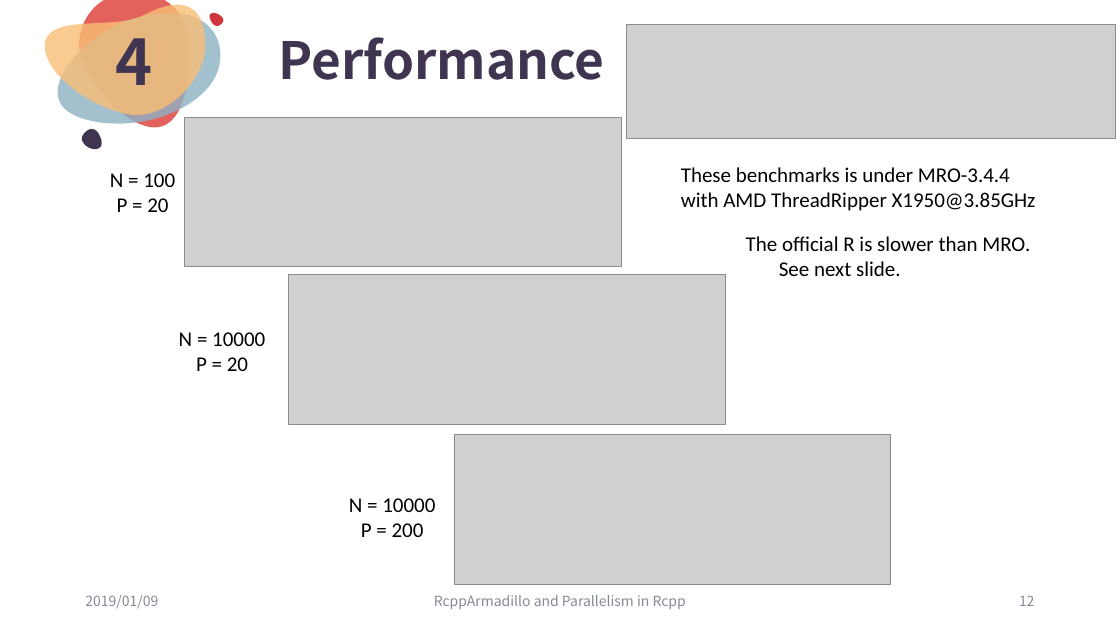
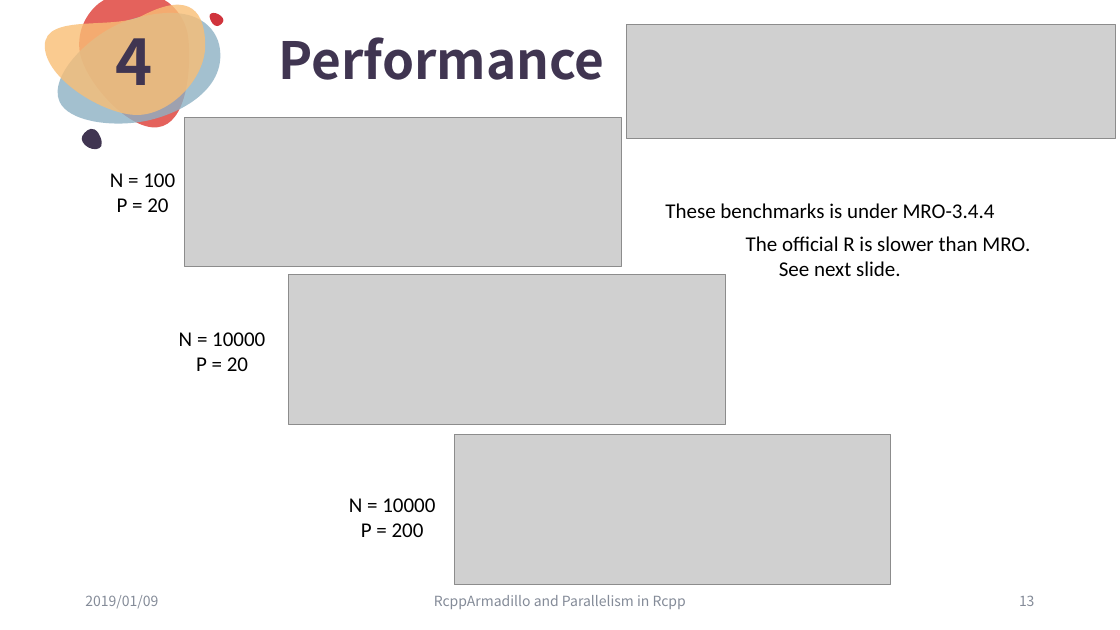
Before and after one commit to ChingChuan-Chen/Rcpp_RcppArmadillo_tutorial, a slide deck: slide 13 of leture_powerpoint_0109.pptx (slide 12 before the commit). Drawn at 1120x630 pixels with LibreOffice and Linux fonts; fonts in the diff are those of the drawing; grey boxes stand for pictures. Boxes give left, top, right and bottom in pixels: in the first picture for what was removed or moved away, otherwise in the second. Text is boxed around its words. In the diff, an @@ line names an element or a change of style, - is before the commit and + after.

```diff
--- a/leture_powerpoint_0109.pptx
+++ b/leture_powerpoint_0109.pptx
@@ text "These benchmarks is under MRO-3.4.4": place and size @@
-text "These benchmarks is under MRO-3.4.4" at bbox=[681, 167, 1036, 211]
+text "These benchmarks is under MRO-3.4.4" at bbox=[665, 203, 995, 218]
@@ text at bbox=[681, 192, 1036, 211]: paragraph removed @@
-with AMD ThreadRipper X1950@3.85GHz
@@ page number at bbox=[1019, 595, 1035, 606]: text changed @@
-12
+13
```
Also in this commit, not shown: 3 other slides changed, 17 slides added, 7 other files.
